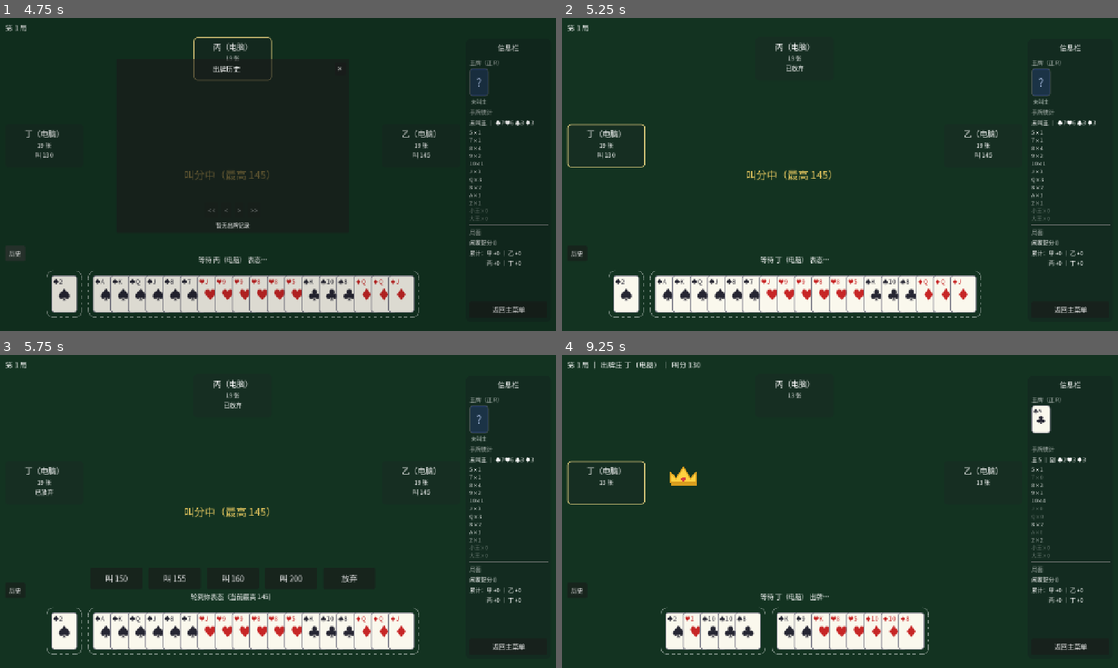
Above: before the commit, frames 1-4 (two rows, left to right).
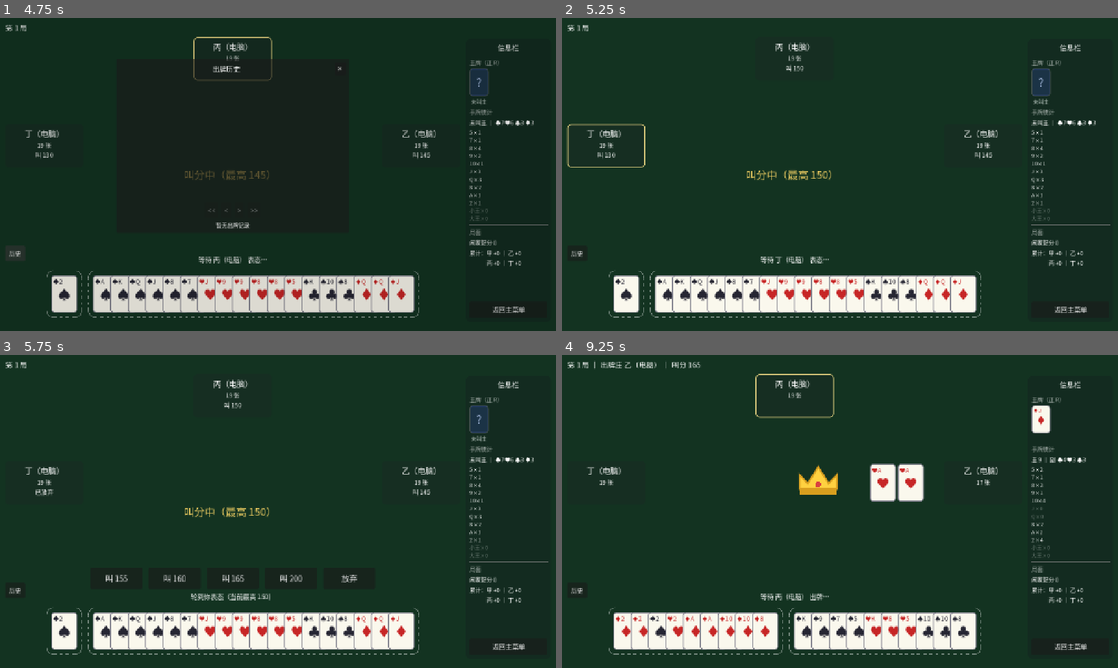
Above: after the commit, the same moments.

Repository: longy1/three-beat-one
Game: Godot game, scene res://scene/main_menu.tscn
The game is run twice, just before and just after one commit, with the same random seed, the same clock (stepped at 60 frames per second) and the same inputs.
Inputs (mouse positions are in pixels of both pictures, inside the frame that each line leads up to):
- Up to frame 1 (4.75 s): click "开始对局（1 人对 3 电脑）" at 0.5 s; click "叫 135" at 1.25 s; click "返回主菜单" at 2 s; click "开始对局（1 人对 3 电脑）" at 2.75 s; click "叫 140" at 3.5 s; click "历史" at 4.25 s
- Up to frame 2 (5.25 s): click "✕" at 5 s
- Up to frame 3 (5.75 s): no input
- Up to frame 4 (9.25 s): click (678, 577) at 5.75 s, where only the run before the commit has a clickable "叫 150"; click "返回主菜单" at 6.5 s; click "规则引擎自检" at 7.25 s; click "出牌" at 8 s; click "下一局" at 8.75 s

Frame 1 is identical in both runs. In frame 2, less than 0.1% of the frame differs, in the area x 40-48%, y 14-52%; in frame 3, 0.1%; in frame 4, 6.4%, in the area x 0-94%, y 2-96%.

Commit message:
feat(ai): 新增扫荡概率模型，按对手主牌抽干概率上探叫分档并响应对手加叫

Diff:
--- a/core/ai_bidding.gd
+++ b/core/ai_bidding.gd
@@ -6,6 +6,28 @@
 
 
 const BID_PASS := -1  ## 放弃标识（与 GameEngine.BID_PASS 同值；此处自持以解耦引擎）
+const BASE_BID := 130  ## 抓牌庄家底叫（与 Auction.DEALER_BASE_BID 同值；自持解耦）
+
+
+## ── 扫荡概率模型（2026-11-18 叫分迭代；探 200 与放宽参与为用户定夺）──
+## 规则依据 7.2 跟牌强制：庄家连续领主牌对/拖拉机，闲家有主必须跟，每轮按领出
+## 张数 1:1 抽干——扫荡成立 ⇔ 我方持主 ≥ 每家闲家持主。概率抬升愿叫上限档
+## （≥0.30→165 / ≥0.60→180 / ≥0.85→200）并在 ≥0.5 时特批参与（EV 弱负也叫）。
+## 规则 9 胜线 205：叫 200 时闲家只需捉 5 分，即使扫荡成功也几乎守不住，
+## 故 200 仅极端概率（≥0.85）可探。设计锚点：平均手 ≈0.4~0.55；四王级强手
+## ≈0.6~0.8；M≥14 长主手 ≈1.0；对手加叫 200 可把四王手压下一档。
+const SWEEP_SLOPE := 0.10         ## 持主余量（张）→ 概率斜率
+const SWEEP_SPREAD := 2.0         ## 「最大一家持主」高于均摊的散布余量
+const EVIDENCE_SLOPE := 0.04      ## 对手加叫每 1 分折算的期望持主增量
+const CTRL_BASE := 0.30           ## 控制系数基底（全低散主牌时领出压不住）
+const CTRL_PER_PAIR := 0.08       ## 每个主牌对子的控制加成
+const CTRL_PER_TRACTOR := 0.20    ## 每个主牌拖拉机的控制加成
+const CTRL_PER_PERMANENT := 0.06  ## 每张常主（王/2/R）的控制加成
+const CTRL_PERMANENT_CAP := 8     ## 常主控制加成封顶张数
+const SWEEP_GATE_P := 0.5         ## 扫荡特批参与门槛（概率）
+const SWEEP_GATE_FLOOR := -2.0    ## 扫荡特批允许的 EV 下限（弱负也参与）
+const SWEEP_EXTREME_P := 0.85     ## 极端扫荡门槛：无视 EV 放手一搏（现最高 ≥180 时
+                                  ## 扫描只剩 200 档、EV −2.98，中段特批够不着）
 
 
 ## 手牌强度评分（叫主前，不区分主副）：王/2/A/K 加权 + 对子 + 潜在拖拉机
@@ -72,11 +94,95 @@
 	return row[3]
 
 
+## 扫荡对手主牌的概率估计（2026-11-18 叫分迭代）。
+## opponent_raises 为对手主动加叫值列表（>130，每座位取最新值，可空 = 无证据）。
+## 流程：假想定主（复用 AiPlay.choose_trump，即拍后我会做的选择）→ 手中主牌 m →
+## 底牌期望主（底牌 8 张来自未见牌，按比例取期望；加叫者常主「锁」在手不落底 →
+## 即时下调）→ 我方期望持主 M（扣底策略不扣常主，仅被迫时扣 → 19 封顶）→
+## 对手最大持主估计 est_max（加叫者按 均摊+增量 抬升，其余对手分摊剩余）→
+## 控制系数 C（常主与对/拖决定领出能否持续压制）→ P = 基础概率 × C。
+static func sweep_prob(hand: Array, opponent_raises: Array = []) -> float:
+	var hypo: Dictionary = AiPlay.choose_trump(hand)
+	var hypo_suit: int = hypo.suit
+	var hypo_rank: int = hypo.rank
+	var trump := TrumpInfo.new(hypo_suit, hypo_rank)
+	var trump_cards: Array = []
+	for c in hand:
+		if trump.is_trump(c):
+			trump_cards.append(c)
+	# 全副牌主数：R=2 时 2 与 R 重合（王 4 + 二/R 8 + 主花色普通 18）；否则 36
+	var total_trump := 30 if trump.rank == Card.RANK_2 else 36
+	# 加叫证据：对手叫分 r → 期望持主增量 Δ=(r−130)×0.04，汇总为「锁走」的持主
+	var deltas: Array = []
+	var locked := 0.0
+	for r in opponent_raises:
+		var rv: int = r
+		var d: float = float(rv - BASE_BID) * EVIDENCE_SLOPE
+		deltas.append(d)
+		locked += d
+	# 底牌期望主：底牌 8 张来自 84−手牌数 张未见牌；加叫者锁走的常主不在其中
+	var unseen := 84 - hand.size()
+	var pool := float(total_trump - trump_cards.size())
+	var kitty0: float = 8.0 * pool / float(unseen)
+	var kitty: float = 8.0 * maxf(pool - locked, 0.0) / float(unseen)
+	var m_expect: float = minf(19.0, float(trump_cards.size()) + kitty)
+	var opp_total: float = float(total_trump) - m_expect
+	# 对手最大持主估计：无证据均摊为锚，加叫者抬升 Δ，其余对手分摊剩余（主牌总量固定）
+	var base_mu: float = (float(total_trump) - minf(19.0, float(trump_cards.size()) + kitty0)) / 3.0
+	var sum_mu_raise := 0.0
+	var mu_max := base_mu
+	for d in deltas:
+		var dv: float = d
+		sum_mu_raise += base_mu + dv
+		mu_max = maxf(mu_max, base_mu + dv)
+	var mu_others: float = maxf(opp_total - sum_mu_raise, 0.0) / float(maxi(3 - deltas.size(), 1))
+	var est_max: float = maxf(mu_max, mu_others) + SWEEP_SPREAD
+	# 控制系数：常主越多领出越必胜；对/拖每轮抽得更多且更难被闲家压过
+	var permanent := 0
+	for c in trump_cards:
+		if trump.is_permanent_trump(c):
+			permanent += 1
+	var control: float = CTRL_BASE + CTRL_PER_PAIR * float(FollowRule.list_pairs(trump_cards, TrumpInfo.CLASS_TRUMP, trump).size()) \
+		+ CTRL_PER_TRACTOR * float(FollowRule.list_tractors(trump_cards, TrumpInfo.CLASS_TRUMP, trump).size()) \
+		+ CTRL_PER_PERMANENT * float(mini(permanent, CTRL_PERMANENT_CAP))
+	control = clampf(control, CTRL_BASE, 1.0)
+	var margin: float = m_expect - est_max
+	return clampf(0.5 + margin * SWEEP_SLOPE, 0.0, 1.0) * control
+
+
+## 座位叫分值数组 → 对手主动加叫列表。底叫 130 为强制表态不算证据；
+## 已放弃对手的历史加叫仍算证据（其确曾持有相应实力）。
+static func _opponent_raises(my_seat: int, seat_bids: Array) -> Array:
+	var raises: Array = []
+	for s in seat_bids.size():
+		if s == my_seat:
+			continue
+		var v: int = seat_bids[s]
+		if v > BASE_BID:
+			raises.append(v)
+	return raises
+
+
+## 扫荡概率 → 愿叫上限上探档（用户定夺 2026-11-18：允许探至封顶 200）。
+## 返回 0 表示不上探（maxi 后维持 EV 表选出的上限档）。
+static func _sweep_cap(p: float) -> int:
+	if p >= SWEEP_EXTREME_P:
+		return 200
+	if p >= 0.60:
+		return 180
+	if p >= 0.30:
+		return 165
+	return 0
+
+
 ## 返回意向叫分或 BID_PASS。
-## 策略（2026-11-17 平滑化）：校准 EV 只用来选出「愿叫上限档」——期望 > 0.2 才愿意叫；
-## -0.6~0.2 噪声区 40% 概率参与。实际叫分 = 当前最高 + 5，逐轮平滑递进到上限档，
-## 不再一步跳档（130 一手叫到 150 体验差）；现最高已越过上限档则放弃。
-static func choose_bid(hand: Array, highest_bid: int, rng: RandomNumberGenerator) -> int:
+## 策略（2026-11-17 平滑化 + 2026-11-18 扫荡迭代）：校准 EV 只用来选出「愿叫上限档」
+## ——期望 > 0.2 才愿意叫；-0.6~0.2 噪声区 40% 概率参与；扫荡概率 ≥ SWEEP_GATE_P
+## 且 EV 弱负（> SWEEP_GATE_FLOOR）时扫荡特批参与。实际叫分 = 当前最高 + 5，逐轮
+## 平滑递进到上限档；扫荡概率按 _sweep_cap 抬升上限（对手加叫即时压低概率）。
+## my_seat/seat_bids 提供拍卖叫分证据（缺省无证据，行为同旧版）。
+static func choose_bid(hand: Array, highest_bid: int, rng: RandomNumberGenerator,
+		my_seat := -1, seat_bids: Array = []) -> int:
 	var s: float = float(hand_strength(hand))
 	var best_b := BID_PASS
 	var best_gain := -999.0
@@ -89,9 +195,15 @@
 			best_b = b
 	if best_b == BID_PASS:
 		return BID_PASS
+	var sweep := sweep_prob(hand, _opponent_raises(my_seat, seat_bids))
 	var willing := best_gain > 0.2 or (best_gain > -0.6 and rng.randf() < 0.4)
+	if not willing and sweep >= SWEEP_EXTREME_P:
+		willing = true  # 极端扫荡：抽干对手主牌几成定局，放手一搏（用户定夺 2026-11-18）
+	if not willing and sweep >= SWEEP_GATE_P and best_gain > SWEEP_GATE_FLOOR:
+		willing = true  # 扫荡特批：抽干对手主牌的把握足以补偿弱负期望
 	if not willing:
 		return BID_PASS
+	best_b = maxi(best_b, _sweep_cap(sweep))
 	var step: int = highest_bid + 5
 	if step > 200 or step > best_b:
 		return BID_PASS  # 超封顶，或现最高已越过愿叫上限
--- a/core/ai_policy.gd
+++ b/core/ai_policy.gd
@@ -23,9 +23,19 @@
 	return AiBidding.hand_strength(hand)
 
 
-## 返回意向叫分或 BID_PASS
-static func choose_bid(hand: Array, highest_bid: int) -> int:
-	return AiBidding.choose_bid(hand, highest_bid, rng)
+## 返回意向叫分或 BID_PASS；my_seat/auction_bids 提供拍卖叫分作对手加叫证据
+## （auction.bids 为每座位 { value, passed }，此处解包为值数组）
+static func choose_bid(hand: Array, highest_bid: int, my_seat := -1, auction_bids: Array = []) -> int:
+	var values: Array = []
+	for b in auction_bids:
+		var v: int = b.value
+		values.append(v)
+	return AiBidding.choose_bid(hand, highest_bid, rng, my_seat, values)
+
+
+## 扫荡对手主牌概率估计（调试/测试用，转发 AiBidding.sweep_prob）
+static func sweep_prob(hand: Array, opponent_raises: Array = []) -> float:
+	return AiBidding.sweep_prob(hand, opponent_raises)
 
 
 ## ============================= 叫主 / 扣底 / 出牌（委托 AiPlay） =============================
--- a/script/game_table.gd
+++ b/script/game_table.gd
@@ -126,7 +126,7 @@
 	else:
 		action_bar.reset()
 		hint_label.text = "等待 %s 表态…" % SEAT_NAMES[seat]
-		_run_ai(func(): engine.submit_bid(seat, AiPolicy.choose_bid(engine.hands[seat], engine.current_highest_bid())))
+		_run_ai(func(): engine.submit_bid(seat, AiPolicy.choose_bid(engine.hands[seat], engine.current_highest_bid(), seat, engine.auction.bids)))
 
 
 func _on_trump_required(seat: int) -> void:
--- a/test/smoke_ui.gd
+++ b/test/smoke_ui.gd
@@ -25,7 +25,7 @@
 		match engine.phase:
 			GameEngine.Phase.AUCTION:
 				if engine.auction.turn == 0:
-					engine.submit_bid(0, AiPolicy.choose_bid(engine.hands[0], engine.current_highest_bid()))
+					engine.submit_bid(0, AiPolicy.choose_bid(engine.hands[0], engine.current_highest_bid(), 0, engine.auction.bids))
 			GameEngine.Phase.TRUMP:
 				if engine.banker_seat == 0:
 					var choice: Dictionary = AiPolicy.choose_trump(engine.hands[0])
--- a/test/test_ai_policy.gd
+++ b/test/test_ai_policy.gd
@@ -7,7 +7,9 @@
 
 func test_choose_bid_levels(test) -> void:
 	AiPolicy.rng.seed = 2026
-	# 极强牌（四王 + 多 2 + A 对 + K 对，strength≈86 → 校准桶 [65,∞)，愿叫上限档 150）
+	# 极强牌（四王 + ♠2 对 + ♥A 对 + ♣K 对，strength=107 → 校准桶 [65,∞)）。
+	# 缩水手牌（10 张）假想定主 {♠, R=2}：主牌仅 6 张、扫荡概率 ≈0.45 → 上探档仅 165，
+	# 155 起即被 EV 门挡住——165/180 行为同旧版（满编 19 张的扫荡上探见 test_sweep_bid_cap）
 	var strong: Array = [
 		C(Card.Suit.JOKER, Card.RANK_BIG_JOKER, 0), C(Card.Suit.JOKER, Card.RANK_BIG_JOKER, 1),
 		C(Card.Suit.JOKER, Card.RANK_SMALL_JOKER, 0), C(Card.Suit.JOKER, Card.RANK_SMALL_JOKER, 1),
@@ -21,26 +23,127 @@
 		C(Card.Suit.HEART, Card.RANK_7, 0), C(Card.Suit.HEART, Card.RANK_8, 0),
 		C(Card.Suit.SPADE, Card.RANK_5, 0), C(Card.Suit.SPADE, Card.RANK_7, 0)]
 	test.eq(AiPolicy.choose_bid(weak, 130), GameEngine.BID_PASS, "弱牌放弃")
-	# 中等牌（大王 + A 对 + K 对 + 2）
+	# 中等牌（大王 + A 对 + K 对 + 2；strength=56、扫荡概率 ≈0.20 不及任何门槛）
 	var medium: Array = [
 		C(Card.Suit.JOKER, Card.RANK_BIG_JOKER, 0), C(Card.Suit.SPADE, Card.RANK_A, 0),
 		C(Card.Suit.SPADE, Card.RANK_A, 1), C(Card.Suit.HEART, Card.RANK_K, 0), C(Card.Suit.HEART, Card.RANK_K, 1),
 		C(Card.Suit.CLUB, Card.RANK_Q, 0), C(Card.Suit.DIAMOND, Card.RANK_2, 0),
 		C(Card.Suit.SPADE, Card.RANK_7, 0), C(Card.Suit.SPADE, Card.RANK_8, 0)]
-	# 2026-11-17 平滑化 + 重校准（下分门槛细化策略下 ×2 轮）：EV 只定愿叫上限档——
-	# 强牌 130~150 弱正 EV（+0.17/+0.15/+0.33，150 档最优），165+ 明确负；叫分一律 最高+5 递进
+	# 2026-11-17 平滑化 + 2026-11-18 扫荡迭代：EV 定愿叫上限档、扫荡概率按档上探；
+	# 叫分一律 最高+5 平滑递进，不跳档
 	test.eq(AiPolicy.choose_bid(strong, 130), 135, "极强牌从 130 一手只叫 +5（不跳档）")
 	# 有人已叫 135 且我极强 → 150 档正 EV（+0.33）→ 确定性 +5 参与（仍不越过愿叫上限）
 	AiPolicy.rng.seed = 7
 	var near_cap: int = AiPolicy.choose_bid(strong, 135)
 	test.check(near_cap == GameEngine.BID_PASS or near_cap == 140,
 		"上限档附近：放弃或 +5 平滑（实际 %s）" % str(near_cap))
-	test.eq(AiPolicy.choose_bid(strong, 165), GameEngine.BID_PASS, "越过上限档全负 EV → 放弃")
-	test.eq(AiPolicy.choose_bid(strong, 180), GameEngine.BID_PASS, "180 起全负 EV → 放弃")
-	# 中等牌（strength≈65）：校准负 EV 区 → 要么放弃要么 +5 试探
+	test.eq(AiPolicy.choose_bid(strong, 165), GameEngine.BID_PASS, "上探档 165 → 170 越档放弃")
+	test.eq(AiPolicy.choose_bid(strong, 180), GameEngine.BID_PASS, "180 起越档 → 放弃")
+	# 中等牌：校准负 EV 区且扫荡概率不足 → 要么放弃要么 +5 试探
 	var medium_bid: int = AiPolicy.choose_bid(medium, 130)
 	test.check(medium_bid == GameEngine.BID_PASS or medium_bid == 135,
 		"中等牌噪声区：要么放弃要么 +5（实际 %s）" % str(medium_bid))
+
+
+## ── 扫荡模型 fixture（探针实测 2026-11-18；填充张不成对不计强度）──
+
+func _filler9() -> Array:
+	return [
+		C(Card.Suit.DIAMOND, Card.RANK_7, 0), C(Card.Suit.DIAMOND, Card.RANK_8, 0), C(Card.Suit.DIAMOND, Card.RANK_9, 0),
+		C(Card.Suit.CLUB, Card.RANK_7, 0), C(Card.Suit.CLUB, Card.RANK_8, 0), C(Card.Suit.CLUB, Card.RANK_9, 0),
+		C(Card.Suit.HEART, Card.RANK_7, 0), C(Card.Suit.HEART, Card.RANK_8, 0), C(Card.Suit.SPADE, Card.RANK_7, 0)]
+
+
+## 四王 + ♠2 对 + ♥A 对 + ♣K 对补满 19 张：假想定主 {♥, R=2}，主牌 10 张、P≈0.96
+func _sweep_strong19() -> Array:
+	return [
+		C(Card.Suit.JOKER, Card.RANK_BIG_JOKER, 0), C(Card.Suit.JOKER, Card.RANK_BIG_JOKER, 1),
+		C(Card.Suit.JOKER, Card.RANK_SMALL_JOKER, 0), C(Card.Suit.JOKER, Card.RANK_SMALL_JOKER, 1),
+		C(Card.Suit.SPADE, Card.RANK_2, 0), C(Card.Suit.SPADE, Card.RANK_2, 1),
+		C(Card.Suit.HEART, Card.RANK_A, 0), C(Card.Suit.HEART, Card.RANK_A, 1),
+		C(Card.Suit.CLUB, Card.RANK_K, 0), C(Card.Suit.CLUB, Card.RANK_K, 1)] + _filler9()
+
+
+## ♥ 五连对（AA KK QQ JJ 1010）+ 大王对补满 19 张：主牌 14 张、P≈1.0（对加叫免疫）
+func _sweep_loaded() -> Array:
+	return [
+		C(Card.Suit.HEART, Card.RANK_A, 0), C(Card.Suit.HEART, Card.RANK_A, 1),
+		C(Card.Suit.HEART, Card.RANK_K, 0), C(Card.Suit.HEART, Card.RANK_K, 1),
+		C(Card.Suit.HEART, Card.RANK_Q, 0), C(Card.Suit.HEART, Card.RANK_Q, 1),
+		C(Card.Suit.HEART, Card.RANK_J, 0), C(Card.Suit.HEART, Card.RANK_J, 1),
+		C(Card.Suit.HEART, Card.RANK_10, 0), C(Card.Suit.HEART, Card.RANK_10, 1),
+		C(Card.Suit.JOKER, Card.RANK_BIG_JOKER, 0), C(Card.Suit.JOKER, Card.RANK_BIG_JOKER, 1)] + _filler9()
+
+
+## 单王 + 双 A 对双 K 对散配补满 19 张：主牌仅 7 张、P≈0.38（强而主薄，不上探）
+func _sweep_thin() -> Array:
+	return [
+		C(Card.Suit.JOKER, Card.RANK_BIG_JOKER, 0),
+		C(Card.Suit.SPADE, Card.RANK_A, 0), C(Card.Suit.SPADE, Card.RANK_A, 1),
+		C(Card.Suit.HEART, Card.RANK_A, 0), C(Card.Suit.HEART, Card.RANK_A, 1),
+		C(Card.Suit.CLUB, Card.RANK_K, 0), C(Card.Suit.CLUB, Card.RANK_K, 1),
+		C(Card.Suit.DIAMOND, Card.RANK_K, 0), C(Card.Suit.DIAMOND, Card.RANK_K, 1)] + _filler9()
+
+
+## ♥ 长套无王（AA KK QQ JJ 10 9 + ♥7♥8）补满 19 张：主牌 12 张四连对、P≈1.0、strength=49
+func _sweep_long_suit() -> Array:
+	return [
+		C(Card.Suit.HEART, Card.RANK_A, 0), C(Card.Suit.HEART, Card.RANK_A, 1),
+		C(Card.Suit.HEART, Card.RANK_K, 0), C(Card.Suit.HEART, Card.RANK_K, 1),
+		C(Card.Suit.HEART, Card.RANK_Q, 0), C(Card.Suit.HEART, Card.RANK_Q, 1),
+		C(Card.Suit.HEART, Card.RANK_J, 0), C(Card.Suit.HEART, Card.RANK_J, 1),
+		C(Card.Suit.HEART, Card.RANK_10, 0), C(Card.Suit.HEART, Card.RANK_9, 0)] + _filler9()
+
+
+## ♥ KQJ10 四连对 + ♠A 单张补满 19 张：主牌 9 张、P≈0.74、EV −1.78 弱负（特批通道 fixture）
+func _sweep_mid_long() -> Array:
+	return [
+		C(Card.Suit.HEART, Card.RANK_K, 0), C(Card.Suit.HEART, Card.RANK_K, 1),
+		C(Card.Suit.HEART, Card.RANK_Q, 0), C(Card.Suit.HEART, Card.RANK_Q, 1),
+		C(Card.Suit.HEART, Card.RANK_J, 0), C(Card.Suit.HEART, Card.RANK_J, 1),
+		C(Card.Suit.HEART, Card.RANK_10, 0), C(Card.Suit.HEART, Card.RANK_10, 1),
+		C(Card.Suit.HEART, Card.RANK_9, 0),
+		C(Card.Suit.SPADE, Card.RANK_A, 0),
+		C(Card.Suit.CLUB, Card.RANK_7, 0), C(Card.Suit.CLUB, Card.RANK_8, 0), C(Card.Suit.CLUB, Card.RANK_9, 0),
+		C(Card.Suit.DIAMOND, Card.RANK_7, 0), C(Card.Suit.DIAMOND, Card.RANK_8, 0), C(Card.Suit.DIAMOND, Card.RANK_9, 0),
+		C(Card.Suit.DIAMOND, Card.RANK_5, 0),
+		C(Card.Suit.SPADE, Card.RANK_7, 0), C(Card.Suit.SPADE, Card.RANK_8, 0)]
+
+
+## 扫荡概率单调性（2026-11-18 扫荡模型）：主牌越多/结构越强概率越高；
+## 对手加叫即时压低——每次表态以最新叫分重算，即「及时更新预估概率」
+func test_sweep_prob_monotonic(test) -> void:
+	var strong19: Array = _sweep_strong19()
+	var thin: Array = _sweep_thin()
+	var p0: float = AiPolicy.sweep_prob(strong19)
+	test.check(p0 >= AiBidding.SWEEP_EXTREME_P, "四王长主手达极端扫荡档（探 200 前提，实测 %.2f）" % p0)
+	test.check(AiPolicy.sweep_prob(thin) < AiBidding.SWEEP_GATE_P, "散配强牌（主牌仅 7 张）不及特批门槛")
+	test.check(AiPolicy.sweep_prob(strong19, [150]) < p0, "对手加叫 150 → 概率下调")
+	test.check(AiPolicy.sweep_prob(strong19, [180]) < AiPolicy.sweep_prob(strong19, [150]), "加叫 180 继续下调")
+	test.check(AiPolicy.sweep_prob(strong19, [200]) < AiPolicy.sweep_prob(strong19, [180]), "加叫 200 压得最低")
+
+
+## 扫荡概率 → 愿叫上限上探 + 对手加叫证据压回（2026-11-18 叫分迭代；
+## 探 200 与放宽参与为用户定夺）。165 档行为翻转：旧版全负 EV 一律放弃，
+## 扫荡概率高的手现在跟叫——满编四王手逐级跟至封顶 200
+func test_sweep_bid_cap_follows_prob(test) -> void:
+	AiPolicy.rng.seed = 2026
+	var strong19: Array = _sweep_strong19()
+	var loaded: Array = _sweep_loaded()
+	var thin: Array = _sweep_thin()
+	var mid_long: Array = _sweep_mid_long()
+	var long_suit: Array = _sweep_long_suit()
+	var ev200: Array = [{value = 130, passed = false}, {value = 200, passed = false},
+		{value = 0, passed = false}, {value = 0, passed = false}]
+	test.eq(AiPolicy.choose_bid(strong19, 130), 135, "扫荡手同样 +5 平滑递进（不跳档）")
+	test.eq(AiPolicy.choose_bid(strong19, 165), 170, "扫荡上探：165 档旧版放弃现跟叫 170")
+	test.eq(AiPolicy.choose_bid(strong19, 195), 200, "极端扫荡（P≈0.96）探顶 200")
+	test.eq(AiPolicy.choose_bid(strong19, 175, 0, ev200), 180, "对手已叫 200 → 概率 0.96→0.65 → 上探回落 180")
+	test.eq(AiPolicy.choose_bid(strong19, 195, 0, ev200), GameEngine.BID_PASS, "对手已叫 200 → 195 档及时收手")
+	test.eq(AiPolicy.choose_bid(loaded, 195, 0, ev200), 200, "满灌长主手（主牌 14 张）对加叫 200 免疫仍探顶")
+	test.eq(AiPolicy.choose_bid(thin, 165), GameEngine.BID_PASS, "强而主薄（P≈0.38）不上探 → 165 仍放弃")
+	test.eq(AiPolicy.choose_bid(mid_long, 130), 135, "长主无王牌（EV −1.8 弱负）扫荡特批参与")
+	test.eq(AiPolicy.choose_bid(long_suit, 195), 200, "长套无王但结构极强（P=1.0）极端探顶")
 
 
 func test_choose_trump_prefers_long_suit(test) -> void:
@@ -185,7 +288,7 @@
 		match engine.phase:
 			Phase.AUCTION:
 				var seat: int = engine.auction.turn
-				var verdict := engine.submit_bid(seat, AiPolicy.choose_bid(engine.hands[seat], engine.current_highest_bid()))
+				var verdict := engine.submit_bid(seat, AiPolicy.choose_bid(engine.hands[seat], engine.current_highest_bid(), seat, engine.auction.bids))
 				test.check(verdict.ok, "AI 叫分合法：" + verdict.error)
 			Phase.TRUMP:
 				var choice: Dictionary = AiPolicy.choose_trump(engine.hands[engine.banker_seat])
--- a/test/test_flow.gd
+++ b/test/test_flow.gd
@@ -25,7 +25,7 @@
 	# 拍卖：人类封顶 200（真实 UI 方法），AI 只能放弃
 	table._submit_human_bid(200)
 	for s in [1, 2, 3]:
-		eng.submit_bid(s, AiPolicy.choose_bid(eng.hands[s], eng.current_highest_bid()))  # 封顶 → 全部放弃
+		eng.submit_bid(s, AiPolicy.choose_bid(eng.hands[s], eng.current_highest_bid(), s, eng.auction.bids))  # 封顶 → 全部放弃
 	test.eq(eng.banker_seat, 0, "人类 200 坐庄")
 	test.eq(eng.contract, 200, "叫分 200")
 	# 叫主（真实 UI 两步：花色 → R）
@@ -76,7 +76,7 @@
 			table._submit_human_bid(GameEngine.BID_PASS)  # 人类放弃（真实 UI 方法）
 		else:
 			var s: int = eng.auction.turn
-			eng.submit_bid(s, AiPolicy.choose_bid(eng.hands[s], eng.current_highest_bid()))
+			eng.submit_bid(s, AiPolicy.choose_bid(eng.hands[s], eng.current_highest_bid(), s, eng.auction.bids))
 	test.eq(eng.phase, Phase.TRUMP, "拍卖结束进入叫主")
 	test.check(eng.banker_seat != 0, "AI 坐庄（座位 %d）" % eng.banker_seat)
 	var ai_trump: Dictionary = AiPolicy.choose_trump(eng.hands[eng.banker_seat])
--- a/test/test_ui.gd
+++ b/test/test_ui.gd
@@ -17,7 +17,7 @@
 	match eng.phase:
 		Phase.AUCTION:
 			var s: int = eng.auction.turn
-			eng.submit_bid(s, AiPolicy.choose_bid(eng.hands[s], eng.current_highest_bid()))
+			eng.submit_bid(s, AiPolicy.choose_bid(eng.hands[s], eng.current_highest_bid(), s, eng.auction.bids))
 		Phase.TRUMP:
 			var ch: Dictionary = AiPolicy.choose_trump(eng.hands[eng.banker_seat])
 			eng.submit_trump(eng.banker_seat, ch.suit, ch.rank)
Not shown, changed: AGENTS.md
Not shown, changed: doc/三打哈-Godot工程计划.md
